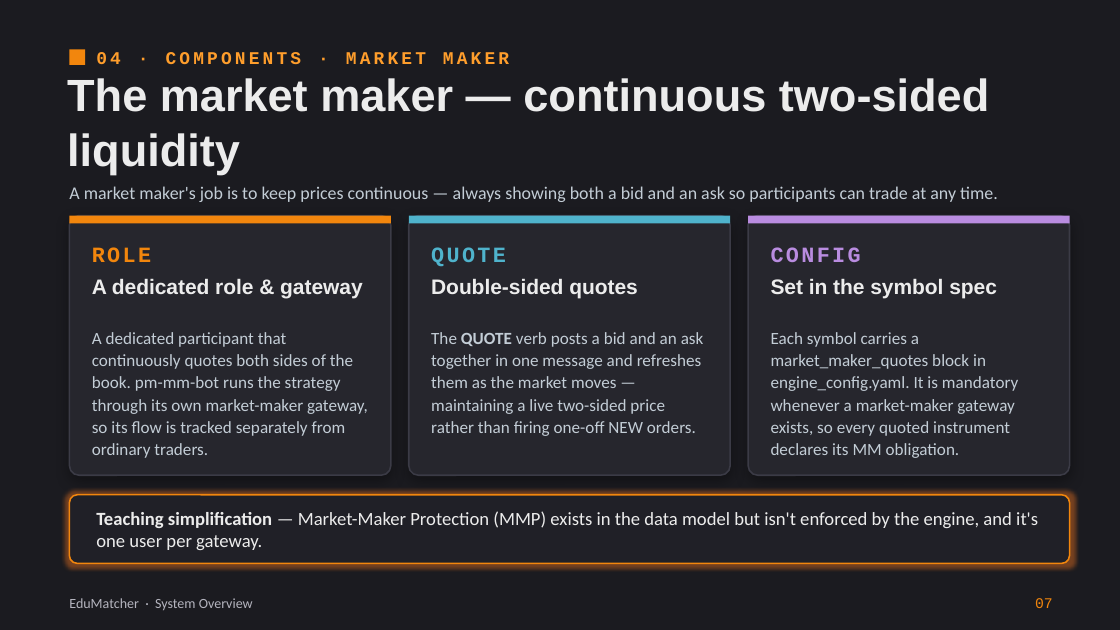
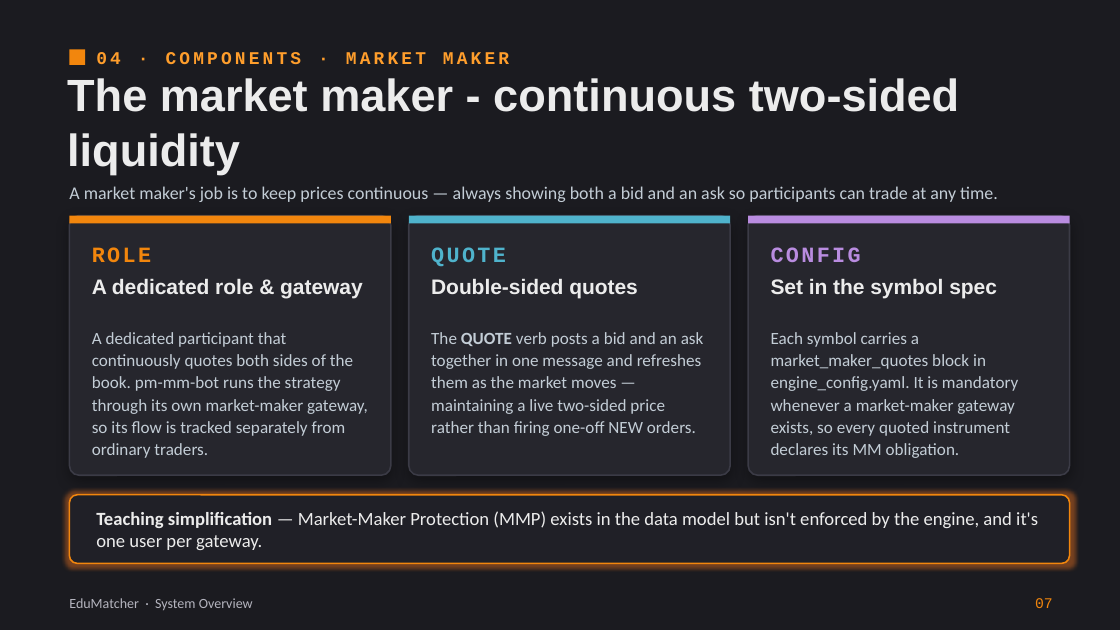
Before and after one commit to johan162/EduMatcher, a slide deck: slide 7 of docs/presentations/introduction-to-edumatcher.pptx. Drawn at 1120x630 pixels with LibreOffice and Linux fonts; fonts in the diff are those of the drawing. Boxes give left, top, right and bottom in pixels: in the first picture for what was removed or moved away, otherwise in the second. Text is boxed around its words. In the diff, an @@ line names an element or a change of style, - is before the commit and + after.

```diff
--- a/docs/presentations/introduction-to-edumatcher.pptx
+++ b/docs/presentations/introduction-to-edumatcher.pptx
@@ title at <box>67,78,959,174</box>: text changed @@
-The market maker — continuous two-sided liquidity
+The market maker - continuous two-sided liquidity
```
Also in this commit, not shown: 29 other slides changed, 3 slides added.
